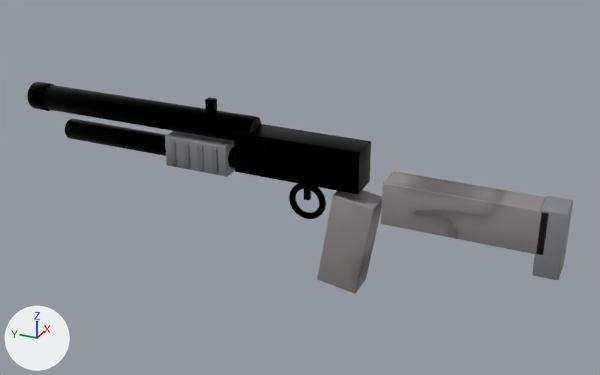
One commit to the glTF model assets/weapons/shotgun.glb: the scene before it, then after it.
Before and after are seen from a 50 mm camera at (-2.085, -0.934, 1.382) aimed at (0.04, 0.023, 0.32). Every picture has the same lights, and +X, +Y and +Z are marked at lower left. The first picture is the older version. Vertices at exactly the same position are counted once.

Objects in the first picture: 'shotgun'.
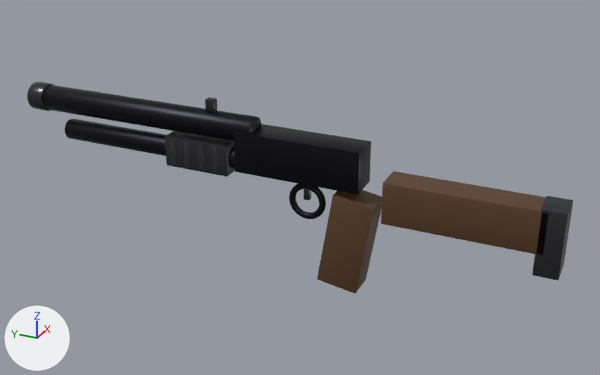
Location of each change, (x1, y1, x2, y2) in pixels of the pictures (600 x 375 px):
'shotgun', recoloured, surface changed: (27, 82, 573, 294) in both
part 1 of me_cube_228, recoloured (lighter): (42, 85, 367, 219) in both
part 2 of me_cube_228, recoloured: (27, 82, 311, 200) in both
part 3 of me_cube_228, recoloured: (165, 131, 573, 280) in both
part 4 of me_cube_228, recoloured (grey to brown): (317, 171, 549, 294) in both
part 5 of me_cube_228, recoloured (grey to dark grey): (170, 140, 218, 173) in both
part 6 of me_cube_228, surface changed: (27, 82, 573, 294) in both

The change, as a diff of the scene's bpy script:
```diff
--- a/assets/weapons/shotgun.glb.py
+++ b/assets/weapons/shotgun.glb.py
@@ mat_polymer @@
+mat_polymer = principled_material('Polymer')
+mat_polymer.base_color = (0.014, 0.014, 0.017)  # black #1f1f23
@@ mat_wood @@
+mat_wood = principled_material('Wood')
+mat_wood.base_color = (0.1, 0.045, 0.018)  # brown #593c24
+mat_wood.roughness = 0.55
@@ mat_bluedsteel @@
+mat_bluedsteel = principled_material('BluedSteel')
+mat_bluedsteel.base_color = (0.022, 0.022, 0.027)  # black #29292e
+mat_bluedsteel.metallic = 1.0
+mat_bluedsteel.roughness = 0.4
@@ mat_darktac @@
+mat_darktac = principled_material('DarkTac')
+mat_darktac.base_color = (0.03, 0.03, 0.035)  # dark grey #303035
+mat_darktac.metallic = 0.2
@@ mat_steel @@
+mat_steel = principled_material('Steel')
+mat_steel.base_color = (0.075, 0.075, 0.085)  # dark grey #4d4d52
+mat_steel.metallic = 1.0
+mat_steel.roughness = 0.28
@@ me_cube_228 @@
 me_cube_228.from_pydata(...)  # 1552 vertices, 3048 faces; spans x -0.05..0.05, y -0.78..0.98, z 0.04..0.58
 # used by ob_shotgun; location = (0.0, 0.0, 0.0)
+# me_cube_228 part 1: all 1684 faces that had it switch from mat_bluedsteel_005 (picture img_shotgun_tex) to mat_bluedsteel (black #29292e)
+# me_cube_228 part 2: all 500 faces that had it switch from mat_steel_005 (picture img_shotgun_tex) to mat_steel (dark grey #4d4d52)
+# me_cube_228 part 3: all 216 faces that had it switch from mat_polymer_005 (picture img_shotgun_tex) to mat_polymer (black #1f1f23)
+# me_cube_228 part 4: all 216 faces that had it switch from mat_wood_001 (picture img_shotgun_tex) to mat_wood (brown #593c24)
+# me_cube_228 part 5: all 432 faces that had it switch from mat_darktac_003 (picture img_shotgun_tex) to mat_darktac (dark grey #303035)
+# me_cube_228 part 6: texture (UV) coordinates of 3048 of 3048 faces, centred in x -0.05..0.05, y -0.78..0.98, z 0.04..0.58, changed; they spanned u 0.01..0.99, v 0.01..0.98 and now span u 0.0..1.0, v 0.0..1.0
```
